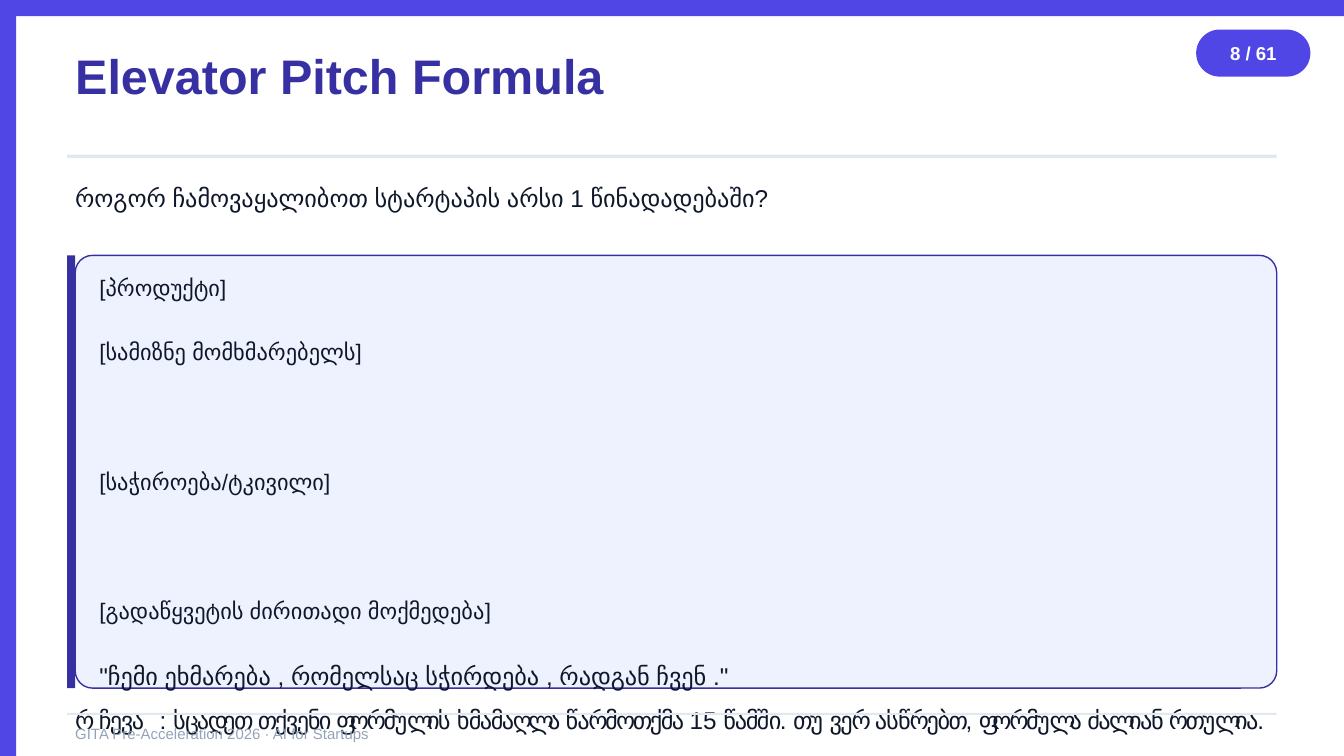
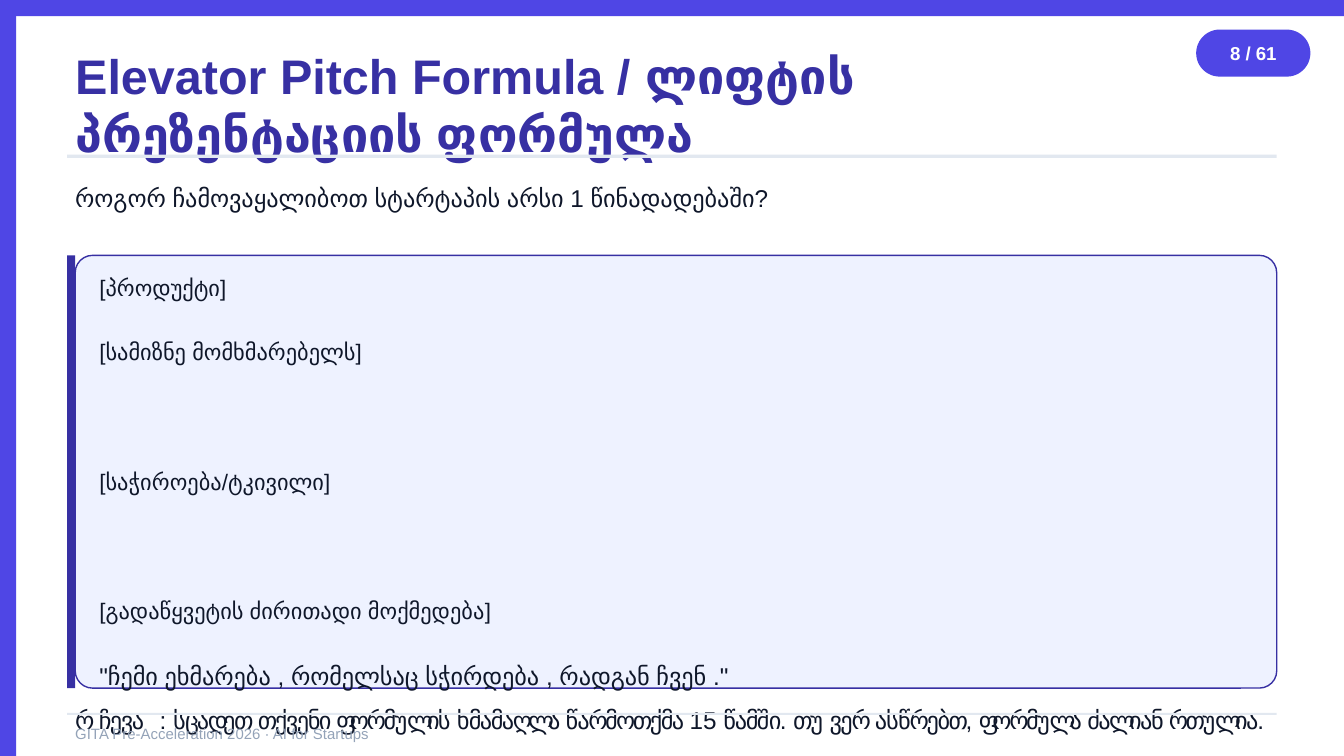
Before and after one commit to basilaia123/ai2026, a slide deck: slide 8 of GITA/Pre-Acceleration/2026-5h-AI-for-Startups/day1-slides.pptx. Drawn at 1344x756 pixels with LibreOffice and Linux fonts; fonts in the diff are those of the drawing. Boxes give left, top, right and bottom in pixels: in the first picture for what was removed or moved away, otherwise in the second. Text is boxed around its words. In the diff, an @@ line names an element or a change of style, - is before the commit and + after.

```diff
--- a/GITA/Pre-Acceleration/2026-5h-AI-for-Startups/day1-slides.pptx
+++ b/GITA/Pre-Acceleration/2026-5h-AI-for-Startups/day1-slides.pptx
@@ text at [75, 54, 855, 162]: text changed @@
-Elevator Pitch Formula
+Elevator Pitch Formula / ლიფტის პრეზენტაციის ფორმულა
```
Also in this commit, not shown: 29 other slides changed, 3 other files.
